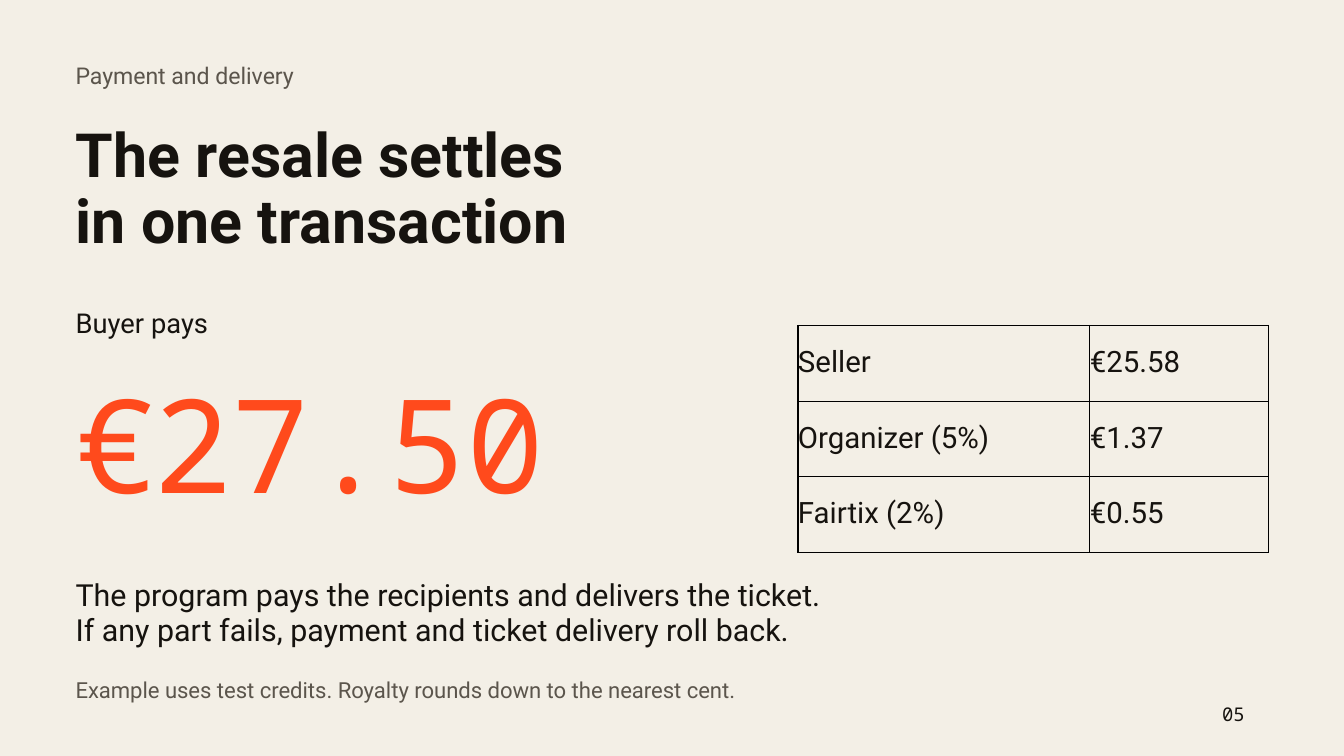
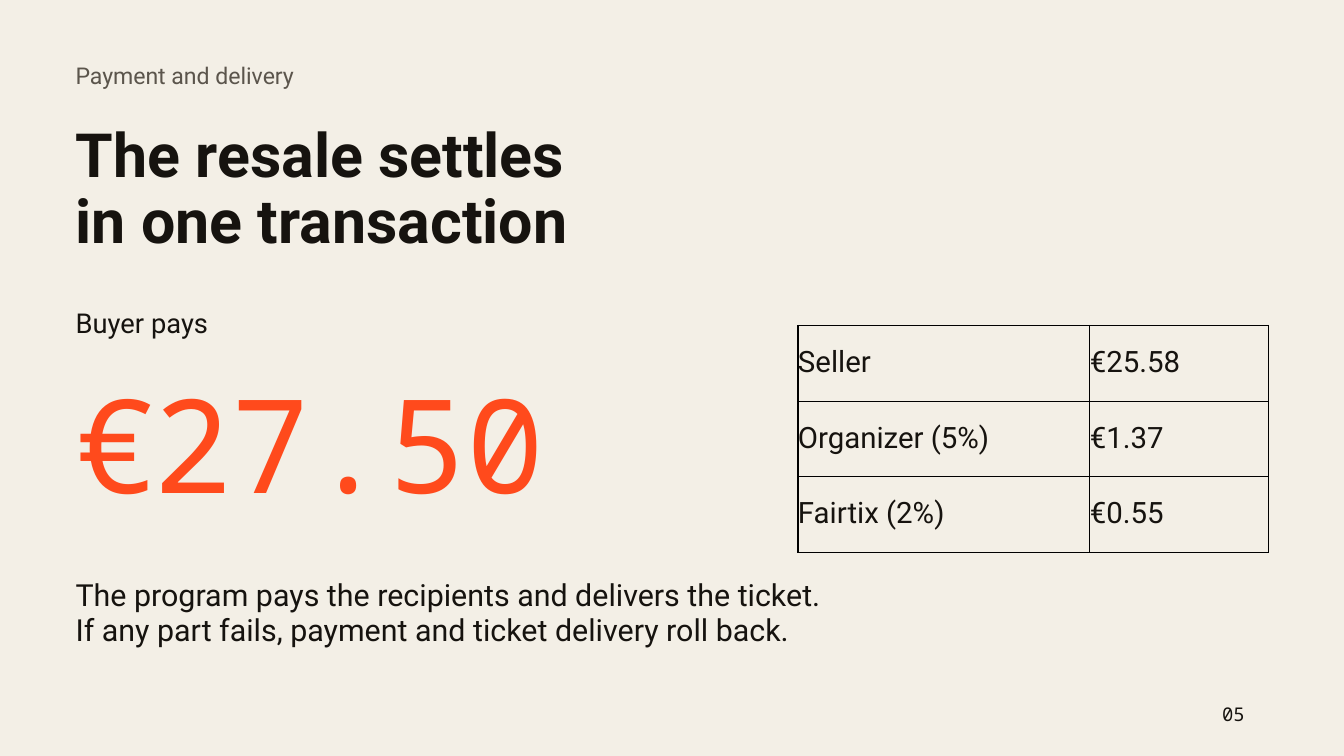
Before and after one commit to rmazz05/fairtix, a slide deck: slide 5 of docs/Fairtix-pitch.pptx. Drawn at 1344x756 pixels with LibreOffice and Linux fonts; fonts in the diff are those of the drawing. Boxes give left, top, right and bottom in pixels: in the first picture for what was removed or moved away, otherwise in the second. Text is boxed around its words. In the diff, an @@ line names an element or a change of style, - is before the commit and + after.

```diff
--- a/docs/Fairtix-pitch.pptx
+++ b/docs/Fairtix-pitch.pptx
@@ text removed at [76,681,735,703] @@
-Example uses test credits. Royalty rounds down to the nearest cent.
```
Also in this commit, not shown: 4 other slides changed, 3 other files.
